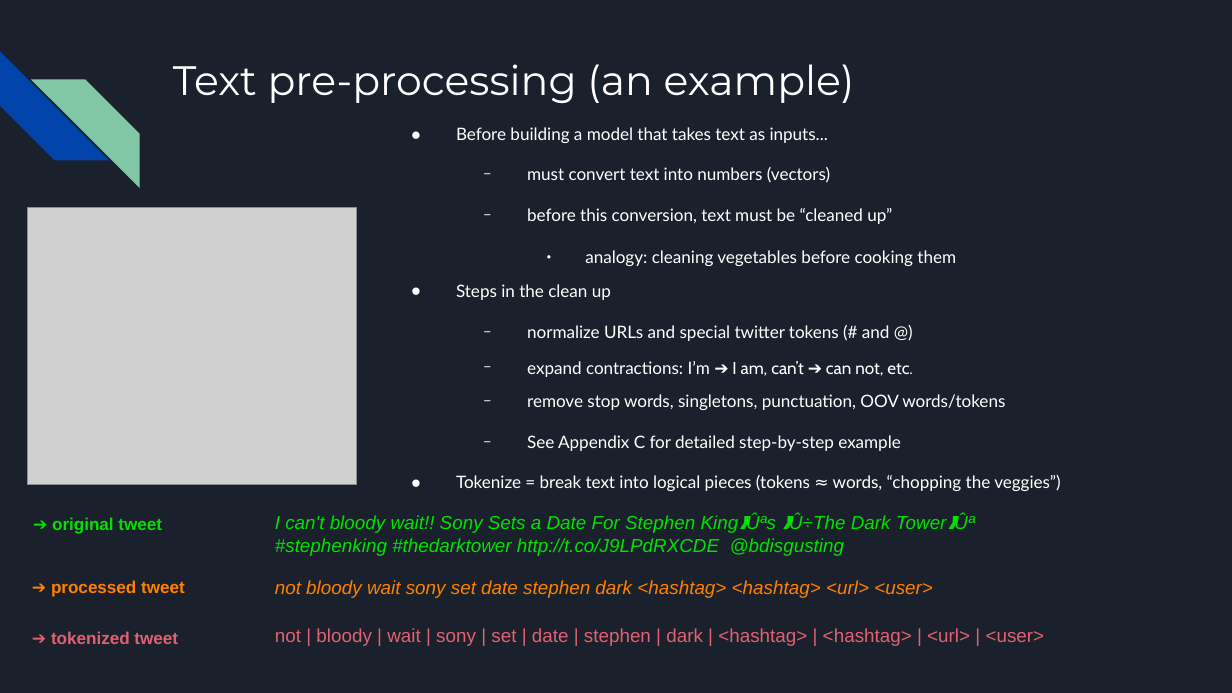
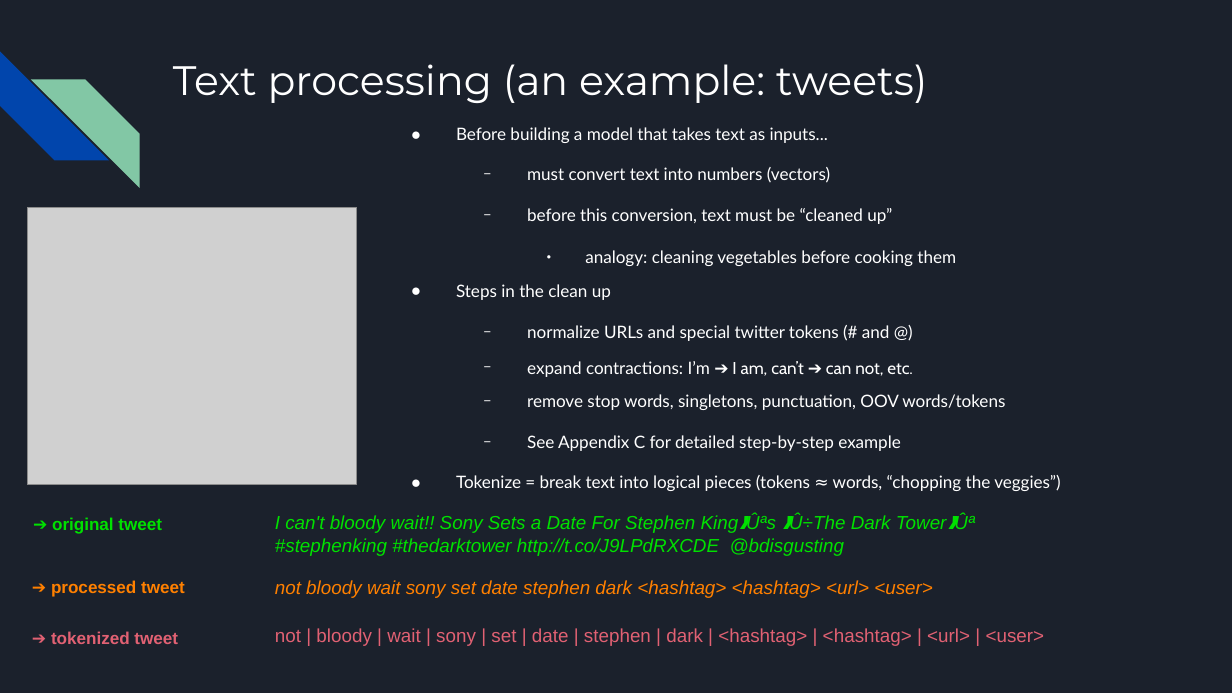
Before and after one commit to MichaelSzczepaniak/WordEmbeddings, a slide deck: slide 8 of word_embeddings_30min.odp (slide 6 before the commit). Drawn at 1232x693 pixels with LibreOffice and Linux fonts; fonts in the diff are those of the drawing; grey boxes stand for pictures. Boxes give left, top, right and bottom in pixels: in the first picture for what was removed or moved away, otherwise in the second. Text is boxed around its words. In the diff, an @@ line names an element or a change of style, - is before the commit and + after.

```diff
--- a/word_embeddings_30min.odp
+++ b/word_embeddings_30min.odp
@@ title at [173,64,928,103]: text changed @@
-Text pre-processing (an example)
+Text processing (an example: tweets)
```
Also in this commit, not shown: 4 other slides changed, 5 slides added, 6 slides removed.
